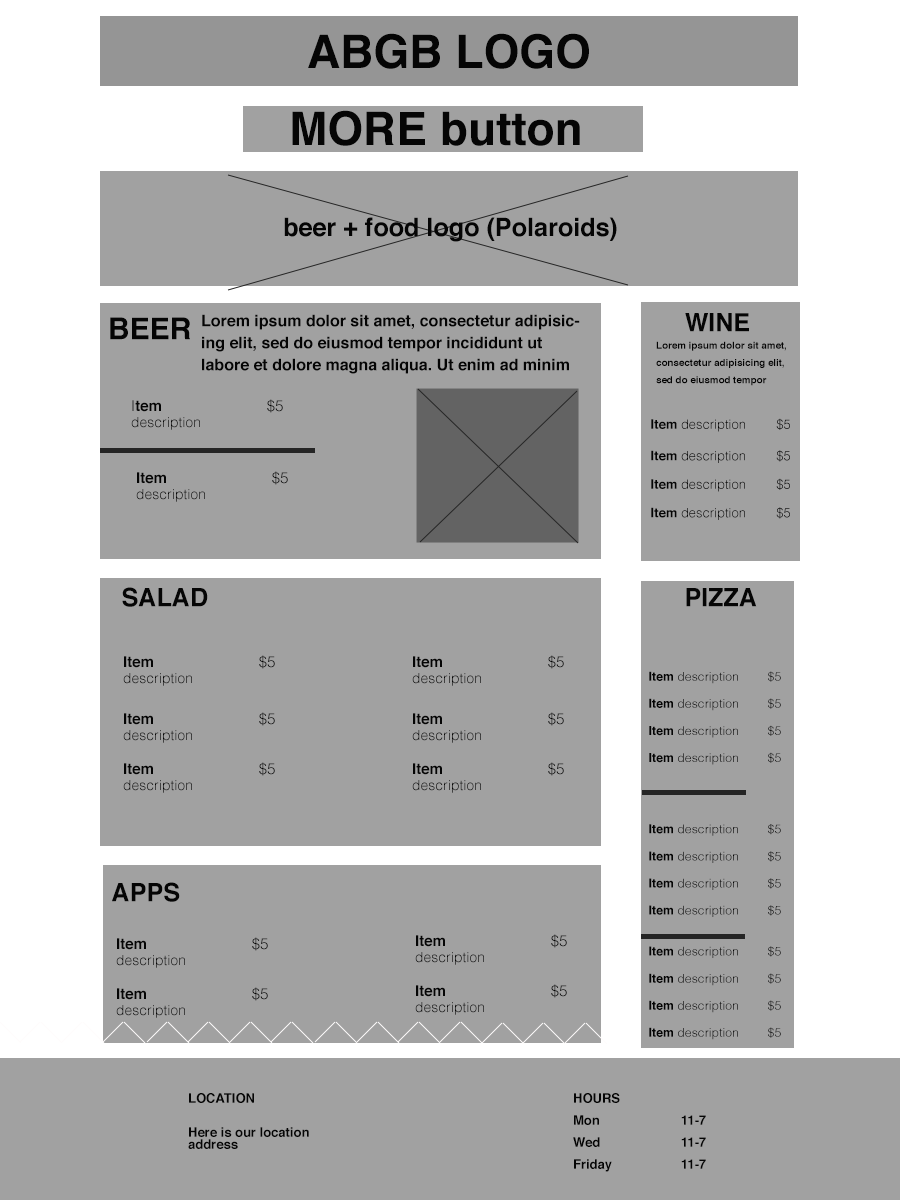
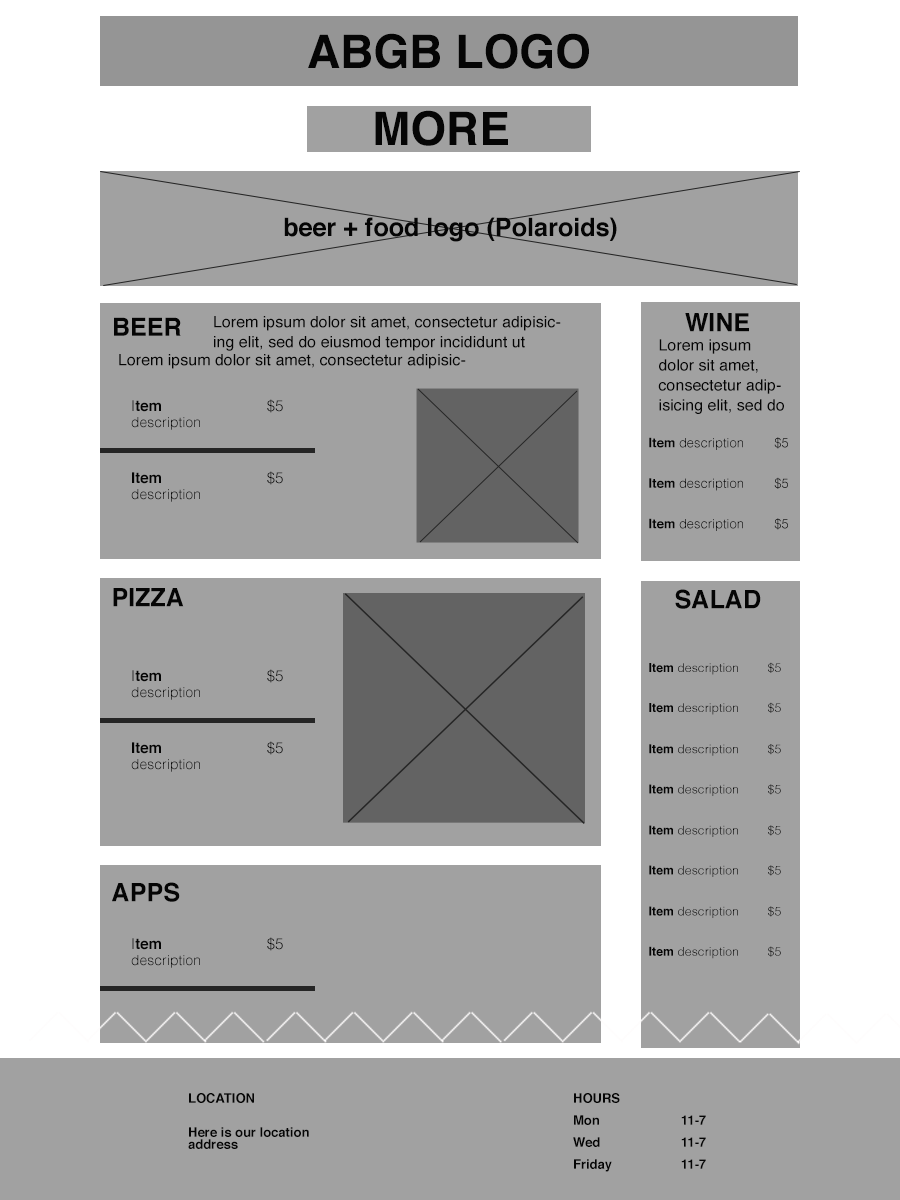
Before/after of a 900px x 1200px layered artwork. What changed in the layer stack:
painted on "Shape 2" over [100, 171, 797, 286]
painted on "Shape 1" over [103, 171, 800, 291]
renamed "scroll line top" to "scroll line", painted on it over [0, 1011, 898, 1045]
removed group "Beer Section" (23 layers) over [100, 314, 746, 1018]
added group "beer section" with 11 layers above "Wine Section" over [110, 314, 580, 502]
showed "Lorem ipsum dolor sit amet, consectetur adipisicing elit, sed d" (2nd of 3, in "beer section"), moved it into group "beer section", painted on it over [119, 354, 585, 767]
removed group "item/price ALWAYS" (12 layers) from group "Beer Section" over [116, 471, 567, 1018]
moved "BEER" (2nd of 2, in "beer section") into group "beer section" over [110, 314, 580, 502]
added group "image X beer copy" with 2 layers in group "Food Section" over [344, 593, 585, 824]
added layer "Shape 4" (2nd of 2, in "Food Section" › "image X beer copy") in group "image X beer copy" over [344, 593, 585, 824]
added layer "Shape 3" (2nd of 2, in "Food Section" › "image X beer copy") in group "image X beer copy" over [347, 596, 584, 823]
added layer "beer image copy" in group "Food Section" over [343, 593, 585, 823]
moved "sep line copy 2" into group "Food Section", painted on it over [100, 934, 745, 991]
moved "Item description example2 copy" into group "Food Section", painted on it over [131, 698, 781, 772]
moved "sep line copy" into group "Food Section", painted on it over [100, 718, 746, 795]
added group "salad menu items" with 8 layers in group "Food Section" over [649, 662, 781, 959]
renamed "FOOD copy" to "salad bg", painted on it over [641, 581, 800, 1048]
renamed "FOOD copy 2" to "apps bg", painted on it over [100, 865, 601, 1043]
…and 35 more changes (2 added, 12 moved_by, 7 painted, 14 removed, 3 renamed, 13 stack)
